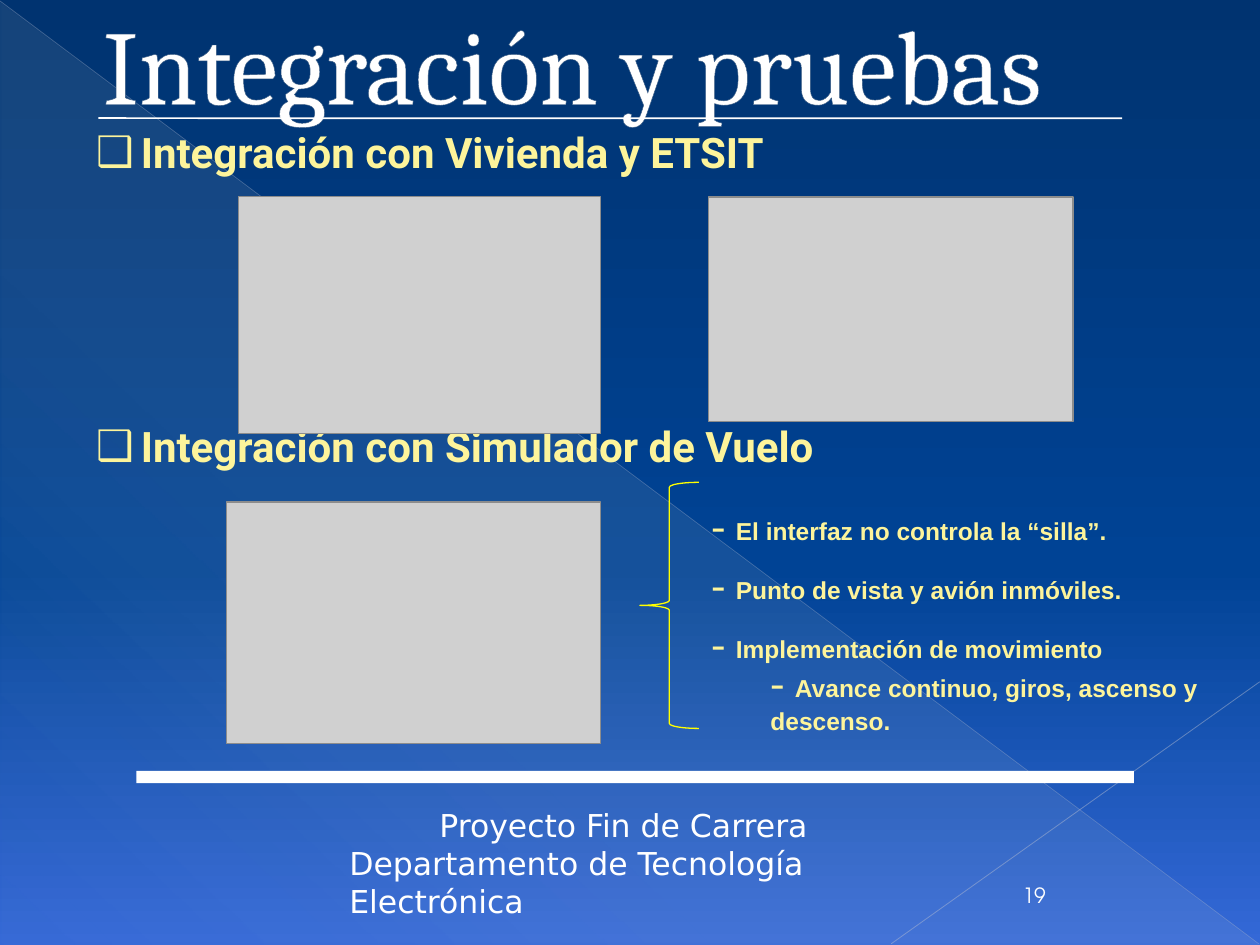
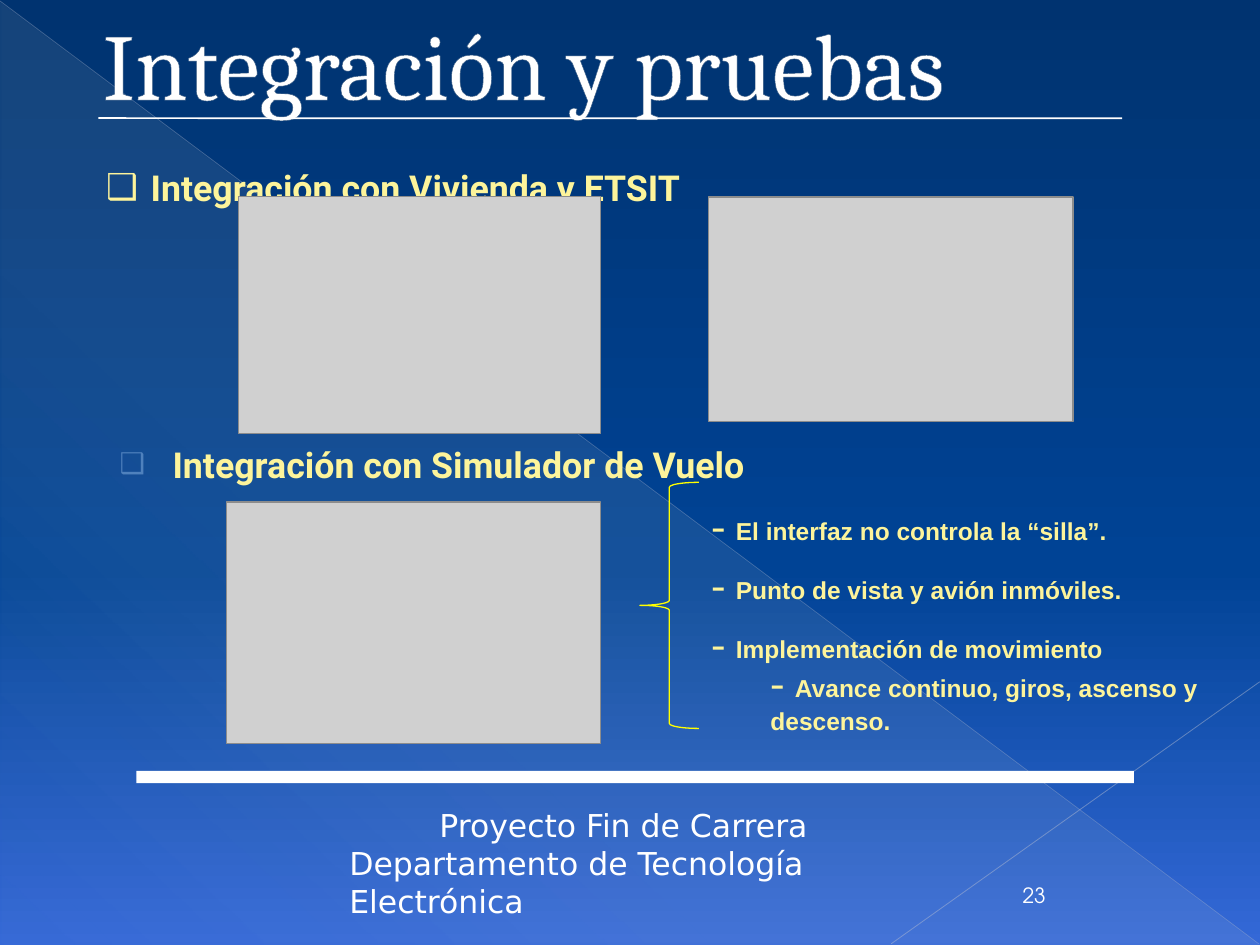
Before and after one commit to mjromper/test, a slide deck: slide 23 of DOCUMENTACION/presentacion/presentacionPFC27.pptx (slide 19 before the commit). Drawn at 1260x945 pixels with LibreOffice and Linux fonts; fonts in the diff are those of the drawing; grey boxes stand for pictures; background and template pictures are left out. Boxes give left, top, right and bottom in pixels: in the first picture for what was removed or moved away, otherwise in the second. Text is boxed around its words. In the diff, an @@ line names an element or a change of style, - is before the commit and + after.

```diff
--- a/DOCUMENTACION/presentacion/presentacionPFC27.pptx
+++ b/DOCUMENTACION/presentacion/presentacionPFC27.pptx
@@ title "Integración y pruebas" at <box>103,33,944,120</box>: size 60.3 to 54 pt @@
@@ text "Integración con Vivienda y ETSIT": place and size @@
-text "Integración con Vivienda y ETSIT" at <box>141,135,813,471</box>
+text "Integración con Vivienda y ETSIT" at <box>151,168,680,210</box>
@@ text "Integración con Vivienda y ETSIT" at <box>151,168,680,210</box>: size 24 to 20.4 pt @@
@@ text at <box>141,424,813,471</box>: paragraph removed @@
-❑ Integración con Simulador de Vuelo
@@ text added at <box>173,451,745,487</box>, 20.4 pt, text #FDF49B, bold @@
+❑ Integración con Simulador de Vuelo
@@ page number at <box>1023,887,1046,903</box>: text changed @@
-19
+23
```
Also in this commit, not shown: 9 other slides changed, 5 slides added, 1 slide removed.
